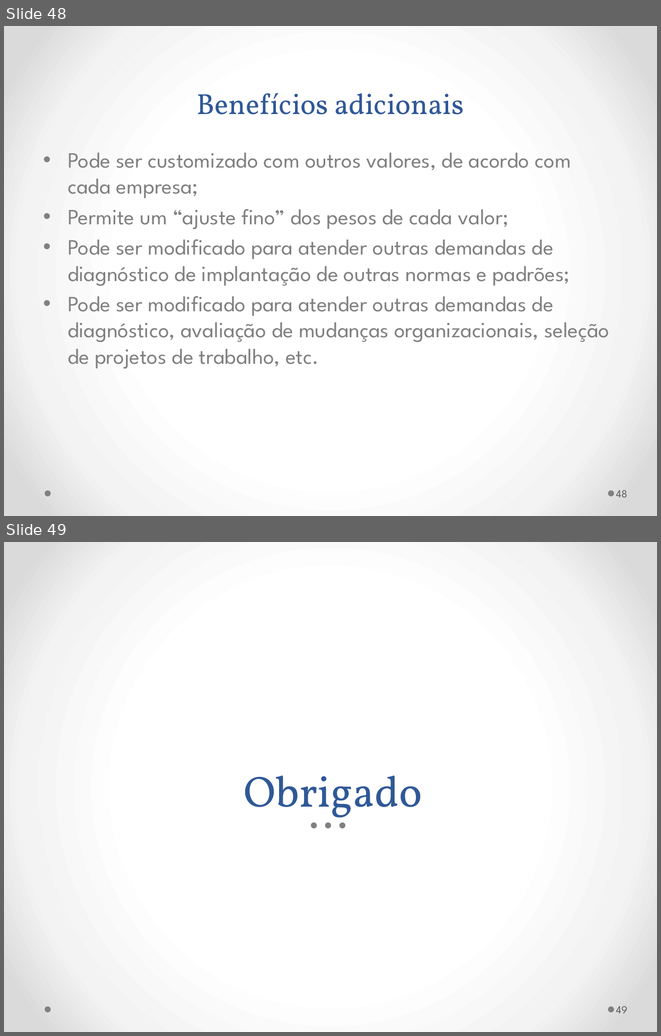
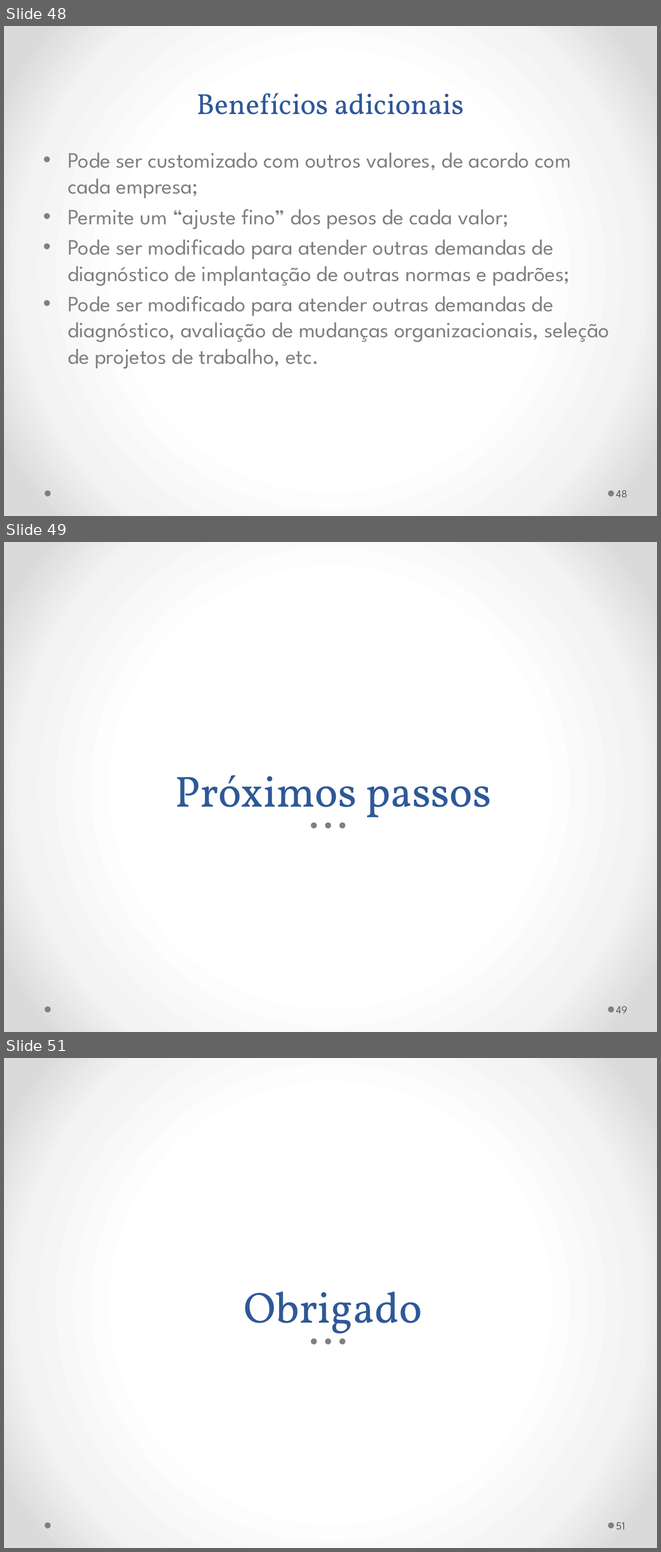
Before and after one commit to gmafonso/mestrado, a slide deck: Seminário/Seminário Dissertação Gladistone 2.pptx. Shown one above the other, each under a label of ours: slides 48 and 49 before the commit, slides 48, 49 and 51 after it; the slides between them are not shown. The pictures are 661x1036 and 661x1552 pixels, drawn with LibreOffice and Linux fonts; fonts in the diff are those of the drawing. Boxes give left, top, right and bottom in pixels: in the first picture for what was removed or moved away, otherwise in the second. Text is boxed around its words. In the diff, an @@ line names an element or a change of style, - is before the commit and + after.

```diff
--- a/Seminário/Seminário Dissertação Gladistone 2.pptx
+++ b/Seminário/Seminário Dissertação Gladistone 2.pptx
@@ slide 49 added at [4, 542, 657, 1032], background gradient #FFFFFF to #F4F4F4 to #DADADA; not listed: 5 template elements that a slide beside it also shows @@
@@ title added at [175, 775, 491, 826], 48 pt, text #2F5897 @@
+Próximos passos
@@ page number added at [616, 1006, 627, 1013], 12 pt, text #595959 @@
+49
@@ what was slide 49 is now slide 51 @@
@@ page number at [616, 1522, 625, 1529]: text changed @@
-49
+51
```
Also in this commit, not shown: 1 other slide added, 2 other files.
